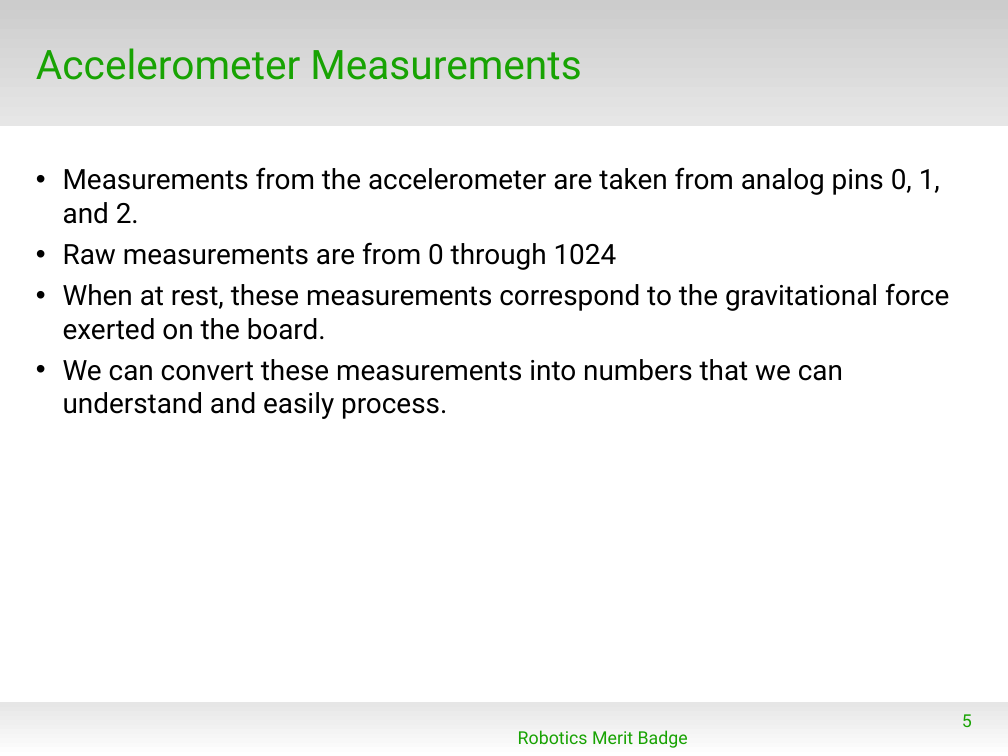
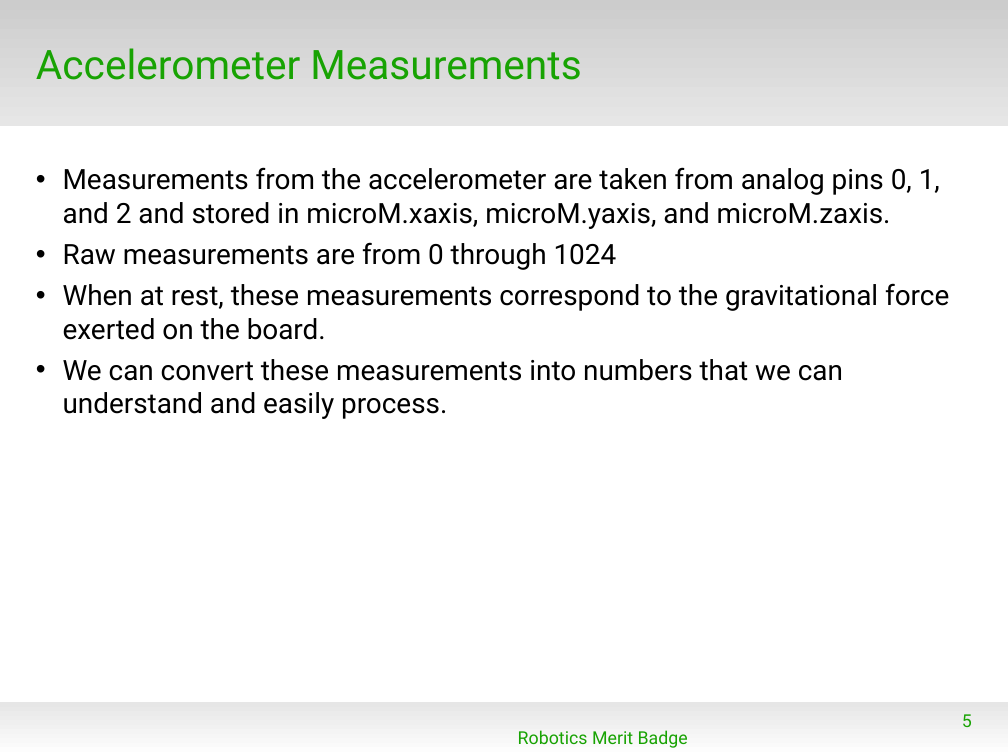
Before and after one commit to spiderman-2099/RoboticsMB, a slide deck: slide 5 of doc/RMB_Session4.odp. Drawn at 1008x756 pixels with LibreOffice and Linux fonts; fonts in the diff are those of the drawing; background and template pictures are left out. Boxes give left, top, right and bottom in pixels: in the first picture for what was removed or moved away, otherwise in the second. Text is boxed around its words. In the diff, an @@ line names an element or a change of style, - is before the commit and + after.

```diff
--- a/doc/RMB_Session4.odp
+++ b/doc/RMB_Session4.odp
@@ text at (63, 167, 940, 229): text changed @@
-• Measurements from the accelerometer are taken from analog pins 0, 1, and 2.
+• Measurements from the accelerometer are taken from analog pins 0, 1, and 2 and stored in microM.xaxis, microM.yaxis, and microM.zaxis.
```
Also in this commit, not shown: 6 other slides changed, 1 slide added, 1 other file.
